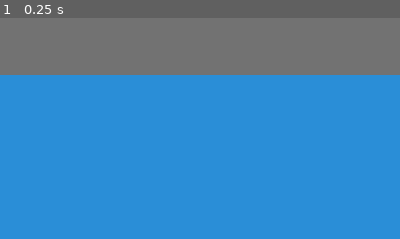
Above: before the commit, frame 1.
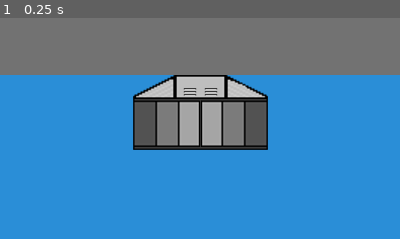
Above: after the commit, the same moment.

Repository: Jonathan-Odlum/Space-Idle-Game
Game: Godot game, scene res://Main.tscn
Two runs of this game, one before a commit and one after it. Both use one fixed random seed, a clock stepped at 60 frames per second and the inputs below. The project has no main scene, so this scene is started directly.
Inputs:
- Up to frame 1 (0.25 s): no input
The pictures show only the part of the screen within x 40-90%, y 0-50%; the shares and areas given below are measured in that part.

The runs differ from the first frame. In frame 1, 11% of the frame differs, in the area x 33-67%, y 25-60%.

Commit message:
saved the scene

Diff:
--- a/Main.tscn
+++ b/Main.tscn
@@ -1,6 +1,7 @@
-[gd_scene load_steps=8 format=2]
+[gd_scene load_steps=9 format=2]
 
 [ext_resource path="res://assets/font/Comfortaa-Bold.ttf" type="DynamicFontData" id=1]
+[ext_resource path="res://assets/Sprites/Warehouse/Warehouse.png" type="Texture" id=2]
 [ext_resource path="res://Moon.tscn" type="PackedScene" id=3]
 [ext_resource path="res://Main.gd" type="Script" id=4]
 [ext_resource path="res://assets/Sprites/LaunchPad/Launch Tower.png" type="Texture" id=5]
@@ -201,6 +202,13 @@
 custom_fonts/font = SubResource( 1 )
 text = "Buy"
 
+[node name="TextureButton" type="TextureButton" parent="Locations/Earth/View/Buildings/RocketFactory"]
+margin_left = 168.0
+margin_top = 298.0
+margin_right = 270.0
+margin_bottom = 150.0
+texture_normal = ExtResource( 2 )
+
 [node name="Moon" type="Control" parent="Locations"]
 visible = false
 anchor_right = 1.0
